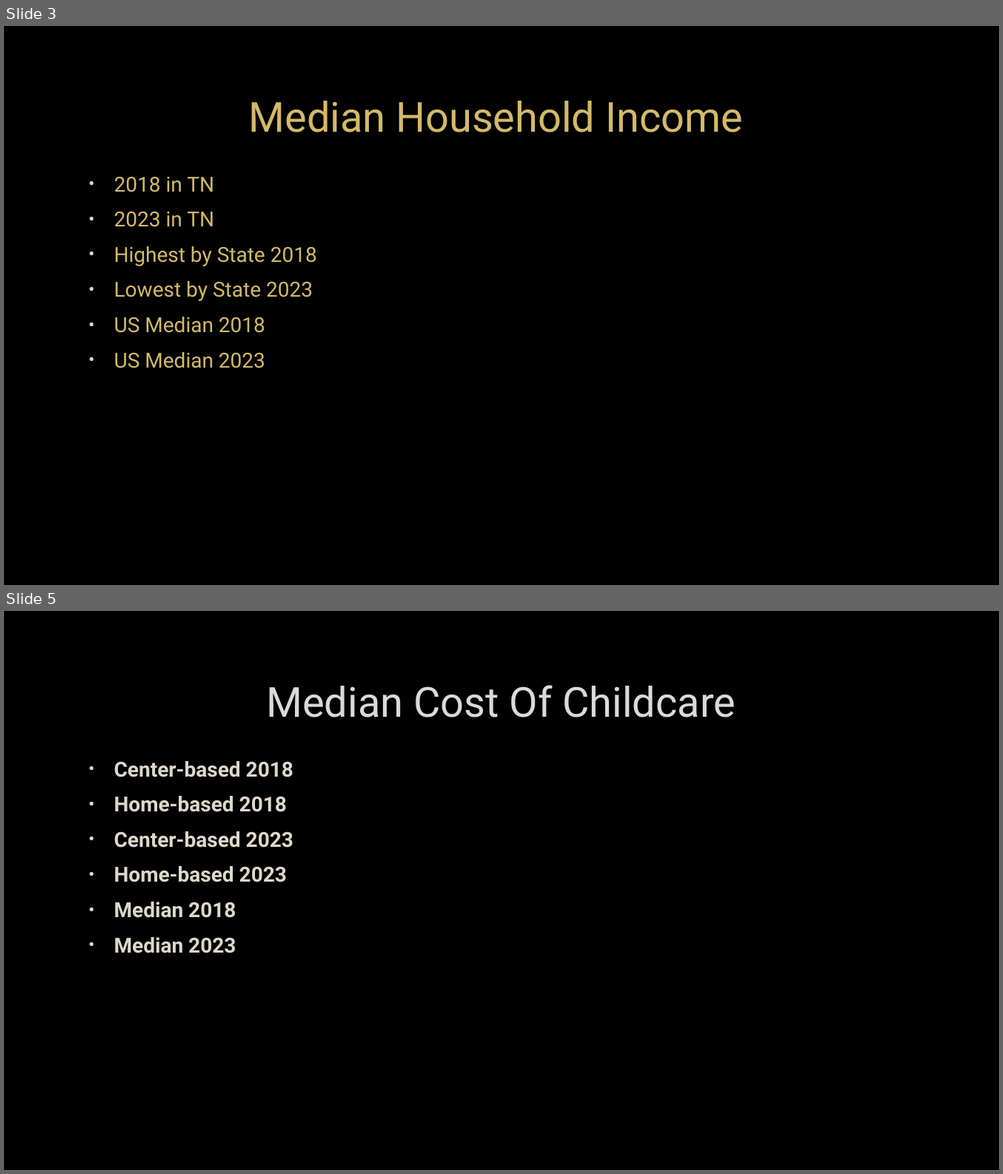
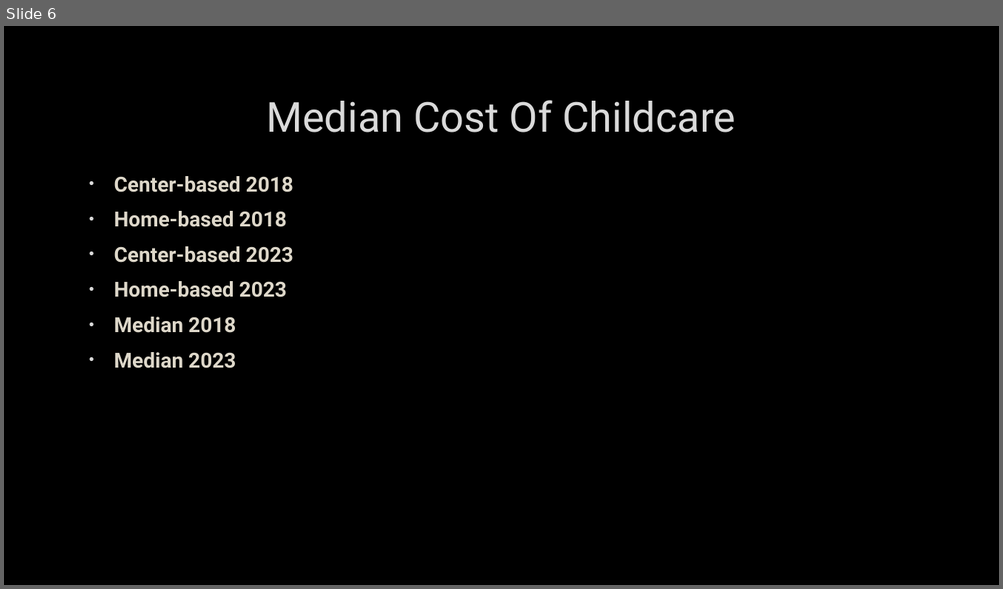
Before and after one commit to Clivesay1/Project-1, a slide deck: Project_1 Slidedeck.pptx. Shown one above the other, each under a label of ours: slides 3 and 5 before the commit, slide 6 after it; the slides between them are not shown. The pictures are 1003x1174 and 1003x589 pixels, drawn with LibreOffice and Linux fonts; fonts in the diff are those of the drawing; background and template pictures are left out. Boxes give left, top, right and bottom in pixels: in the first picture for what was removed or moved away, otherwise in the second. Text is boxed around its words. In the diff, an @@ line names an element or a change of style, - is before the commit and + after.

```diff
--- a/Project_1 Slidedeck.pptx
+++ b/Project_1 Slidedeck.pptx
@@ slide 3 removed at [4,26,999,585], background picture (left out) @@
@@ title removed at [249,101,743,133] @@
-Median Household Income
@@ text removed at [114,177,317,369] @@
-• 2018 in TN
-• 2023 in TN
-• Highest by State 2018
-• Lowest by State 2023
-• US Median 2018
-• US Median 2023
@@ what was slide 5 is now slide 6 @@
```
Also in this commit, not shown: 4 slides changed, 7 slides added, 3 other slides removed, 7 other files.
